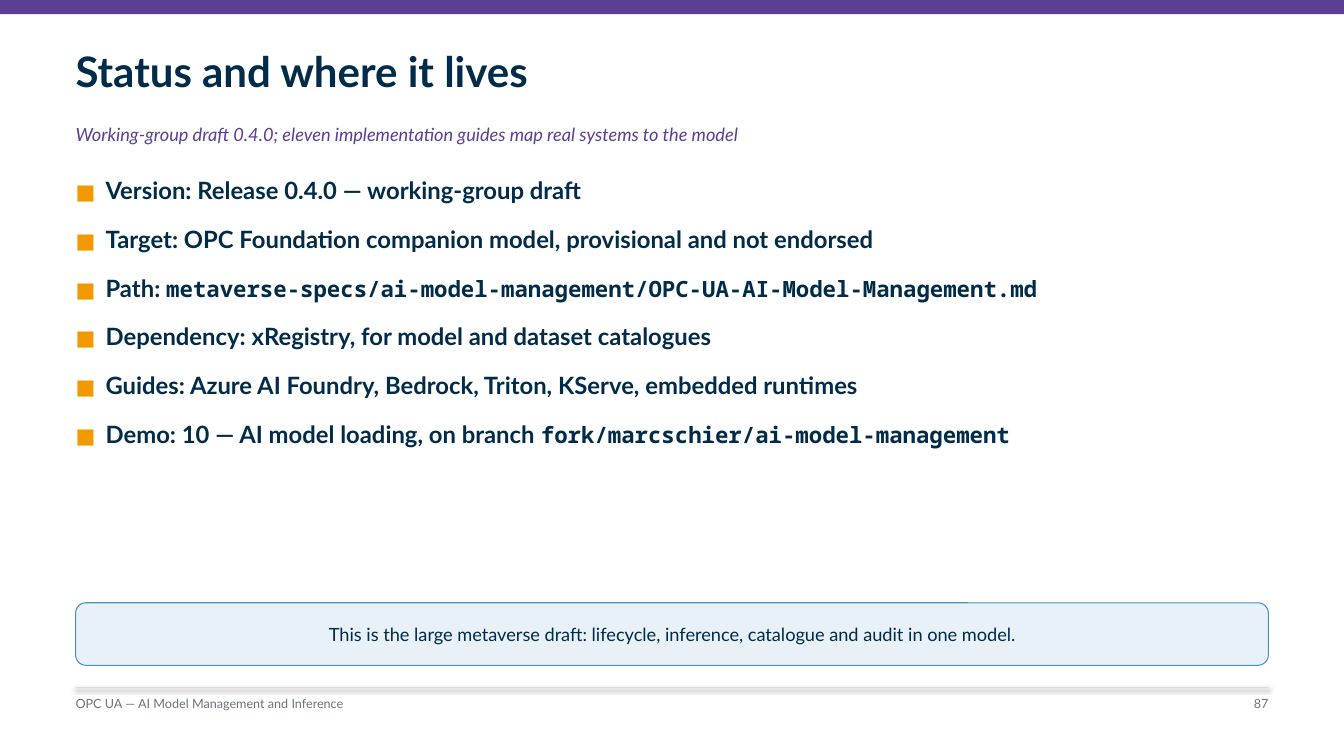
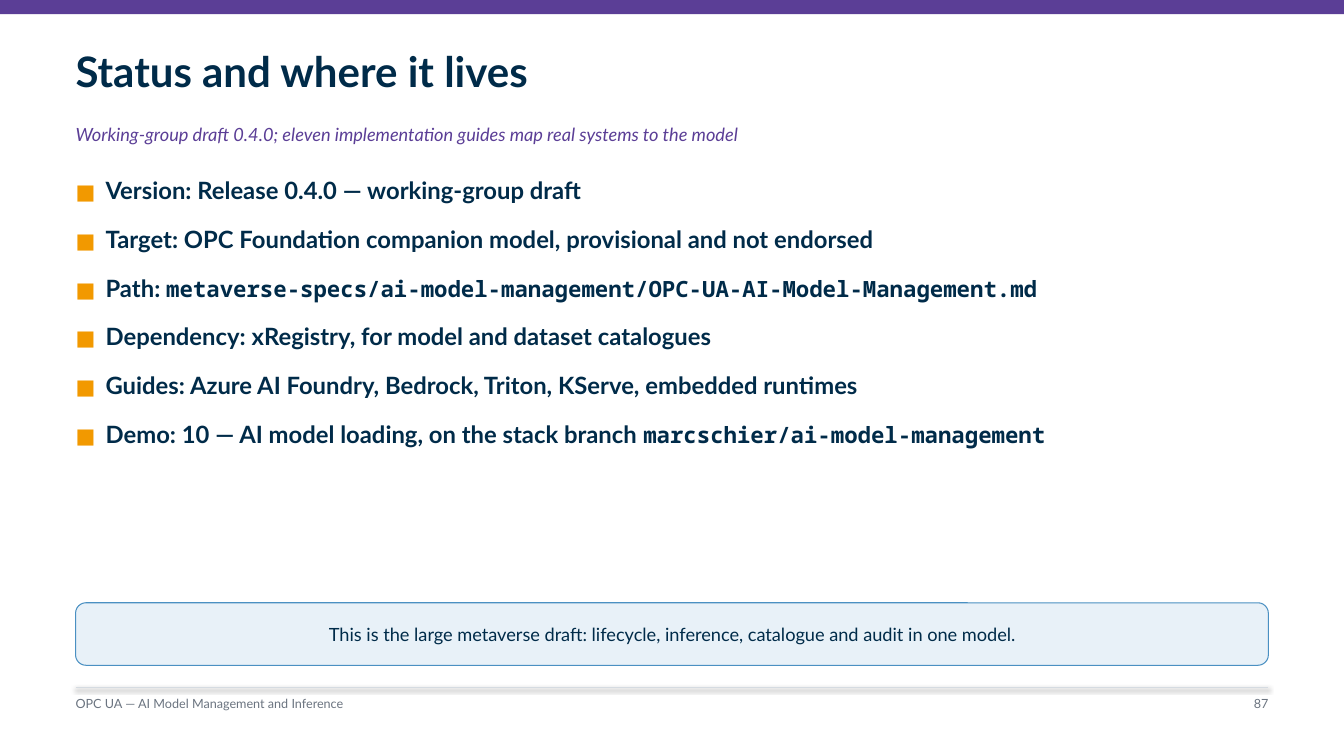
Before and after one commit to marcschier/opcua-drafts, a slide deck: slide 87 of decks/OPC-UA-Drafts-Overview.pptx. Drawn at 1344x756 pixels with LibreOffice and Linux fonts; fonts in the diff are those of the drawing. Boxes give left, top, right and bottom in pixels: in the first picture for what was removed or moved away, otherwise in the second. Text is boxed around its words. In the diff, an @@ line names an element or a change of style, - is before the commit and + after.

```diff
--- a/decks/OPC-UA-Drafts-Overview.pptx
+++ b/decks/OPC-UA-Drafts-Overview.pptx
@@ text at (106, 425, 1045, 448): text changed; size 16 to 17 pt; font Noto Sans Mono to Lato @@
-■ Demo: 10 — AI model loading, on branch fork/marcschier/ai-model-management
+■ Demo: 10 — AI model loading, on the stack branch marcschier/ai-model-management
```
Also in this commit, not shown: 6 other slides changed, 9 other files.
